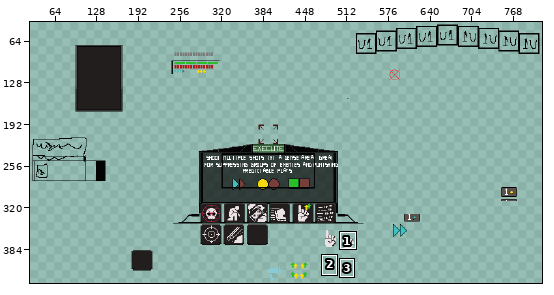
Edited in one commit: pixel-art file (Sprite-0002new ui.aseprite). Above: a wide view before the commit, with the close-up outlined.
Close-up. Before:
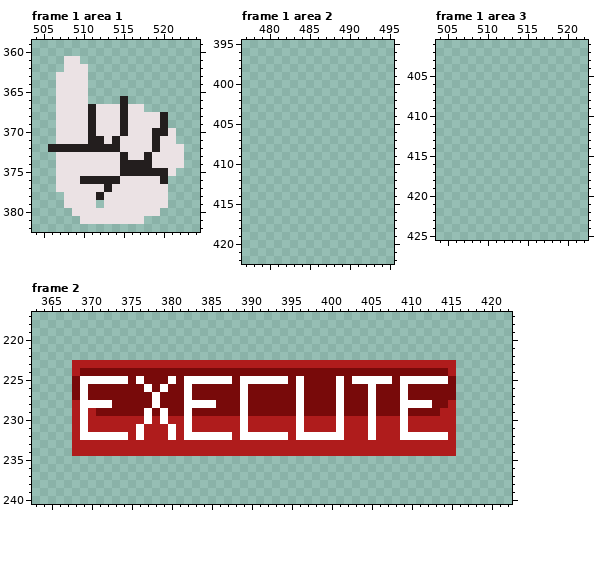
1559x500 pixels, 4 frames. Colours within 5 levels of each other are drawn and written as one. Shown: frame 1 area 1: x 504..524, y 359..382; frame 1 area 2: x 477..495, y 395..422; frame 1 area 3: x 504..522, y 401..425; frame 2: x 363..422, y 217..240. The wide view leaves out empty margins. The commit also changed other frames or places, which this record leaves out.
Once edited:
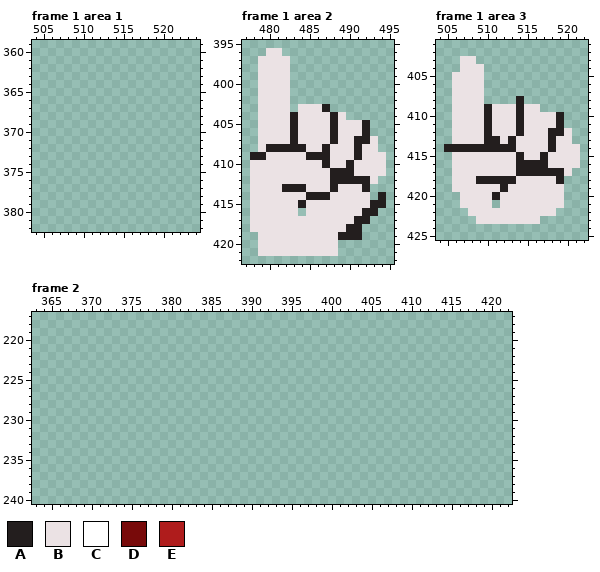
Palette (. is transparent): A #231e1e  B #ebe2e4  C #ffffff  D #780a0a  E #af1c1c
The exact change:
layer "Group 1/Layer 26" now hidden
Changed rows in their new state; - is an unchanged pixel.
Frame 1 area 1, layer "Group 2/Layer 30":
first column x 506:
361 --..-------------
362 --...------------
363 -....------------
364 -....------------
365 -....------------
366 -....----.-------
367 -...........-----
368 -..............--
369 -..............--
370 -...............-
371 -...............-
372 .................
373 -................
374 -................
375 -...............-
376 -..............--
377 -..............--
378 --.............--
379 --....-........--
380 ---...........---
381 ----........-----
Frame 1 area 2, layer "Group 2/Layer 30":
first column x 478:
396 --BB-------------
397 -BBBB------------
398 -BBBB------------
399 -BBBB------------
400 -BBBB------------
401 -BBBB------------
402 -BBBB------------
403 -BBBB-BBBA-------
404 -BBBBABBBBAB-----
405 -BBBBABBBBABBBA--
406 -BBBBABBBBABBBA--
407 -BBBBABBBBABBAAB-
408 -BAAAAABBABBBABB-
409 AABBBBBAAABBBABBB
410 BBBBBBBBBABBABBBB
411 BBBBBBBBBBAAABBBB
412 BBBBBBBBBBAAAAAB-
413 BBBBAAABBBABBBA--
414 BBBBBBBAAABBBBB-A
415 BBBBBBABBBBBBBBAA
416 BBBBBB-BBBBBBBAA-
417 BBBBBBBBBBBBBAA--
418 BBBBBBBBBBBBAA---
419 -BBBBBBBBBBAAA---
420 -BBBBBBBBBB------
421 -BBBBBBBBBB------
Frame 1 area 3, layer "Group 2/Layer 30":
first column x 505:
403 --BB-------------
404 --BBB------------
405 -BBBB------------
406 -BBBB------------
407 -BBBB------------
408 -BBBB----A-------
409 -BBBBABBBABB-----
410 -BBBBABBBABBBBA--
411 -BBBBABBBABBBBA--
412 -BBBBABBBABBBAAB-
413 -BBBBAABABBBBABB-
414 AAAAAAAAABBBBABBB
415 -BBBBBBBBABBABBBB
416 -BBBBBBBBAAAABBBB
417 -BBBBBBBBAAAAAAB-
418 -BBBAAAAABBBBBA--
419 -BBBBBBABBBBBBB--
420 --BBBBABBBBBBBB--
421 --BBBB-BBBBBBBB--
422 ---BBBBBBBBBBB---
423 ----BBBBBBBB-----
Frame 2:
first column x 368:
223 ................................................
224 ................................................
225 ................................................
226 ................................................
227 ................................................
228 ................................................
229 ................................................
230 ................................................
231 ................................................
232 ................................................
233 ................................................
234 ................................................
Where, in picture pixels (left, top, right, bottom), the same in both close-ups:
erased: (48, 56, 184, 224)
added: (250, 48, 386, 256)
added: (444, 56, 580, 224)
erased: (72, 360, 456, 456)
